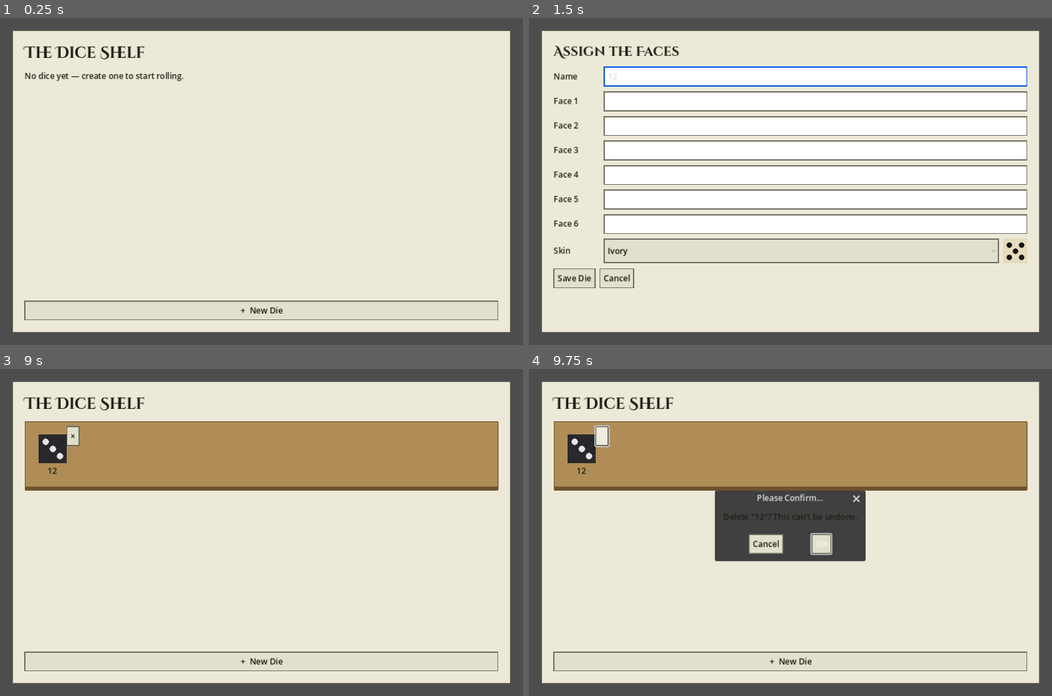
Above: before the commit, frames 1-4 (two rows, left to right).
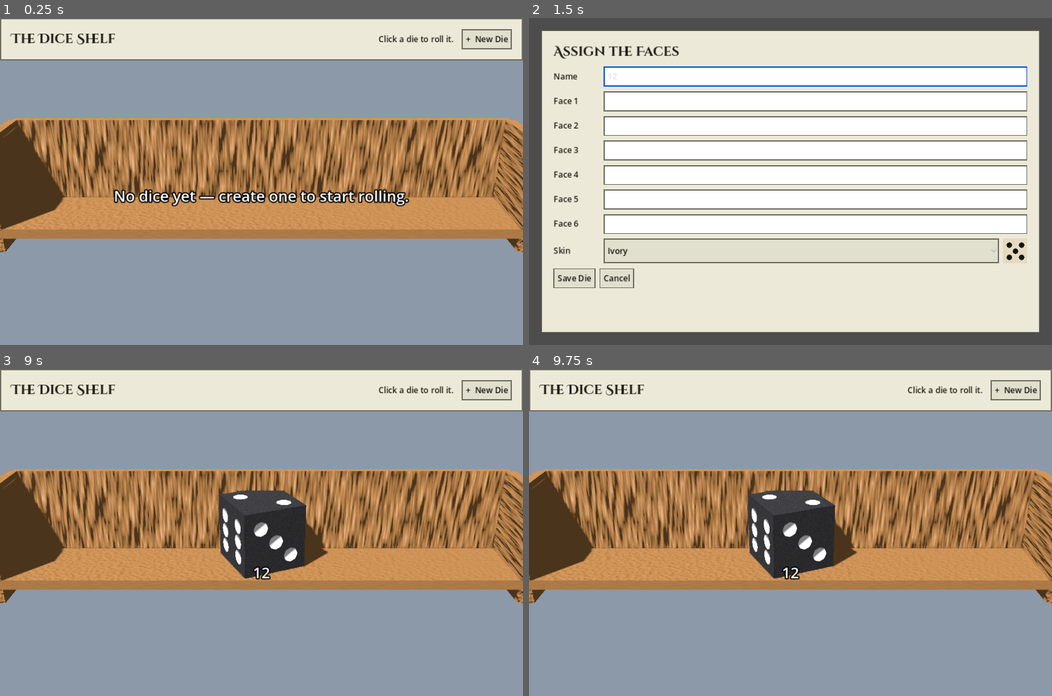
Above: after the commit, the same moments.

Repository: siyangsun/gamba
Game: Godot game, scene res://main.tscn
The game is run twice, just before and just after one commit, with the same random seed, the same clock (stepped at 60 frames per second) and the same inputs. Sound files missing from this copy of the repository are replaced by a short silence.
Inputs (mouse positions are in pixels of both pictures, inside the frame that each line leads up to):
- Up to frame 1 (0.25 s): no input
- Up to frame 2 (1.5 s): click "+ New Die" at 0.5 s; click (816, 76) at 1.27 s; type "12" at 1.35 s
- Up to frame 3 (9 s): click (287, 450) at 1.5 s; type "12" at 1.58 s; click (287, 476) at 1.73 s; type "12" at 1.82 s; click (287, 503) at 2.02 s; type "12" at 2.1 s; click (287, 525) at 2.25 s; type "12" at 2.33 s; click (287, 552) at 2.48 s; type "12" at 2.57 s; click (287, 578) at 2.77 s; type "12" at 2.85 s; click "Ivory" at 3.5 s; click "Ivory" at 4.25 s; click "Ivory" at 5 s; click "Cancel" at 5.75 s; click "Onyx" at 6.5 s; click "Onyx" at 7.25 s; click "Onyx" at 8 s; click "Save Die" at 8.75 s
- Up to frame 4 (9.75 s): click (602, 437) at 9.5 s, where only the run before the commit has a clickable "×"

The runs differ from the first frame. In frame 1, 93% of the frame differs, in the area x 0-100%, y 0-100%; in frame 2, nothing differs; in frame 3, 91%; in frame 4, 89%.

Commit message:
turn the dice shelf into a real 3d cupboard with dice rendered on it, fixing the collision layer split that broke rolling
Co-Authored-By: Claude Sonnet 5 <noreply@anthropic.com>

Diff:
--- a/main.gd
+++ b/main.gd
@@ -10,14 +10,26 @@
 # roll view's side panel is docked on the right, so the arena is recentered
 # left of world origin to read as centered in the space that's actually clear
 const ARENA_CENTER := Vector3(-2.2, 0, 0)
+
+# physics layers: arena and cupboard geometry are kept apart so an
+# invisible-but-still-solid arena wall can't catch a shelf raycast (or vice versa)
+const LAYER_SHELF := 1
+const LAYER_ARENA := 2
 
 var _state: State = State.SHELF
 var _shelf: ShelfPanel
 var _editor: EditorPanel
 var _roll: RollView
 var _vpc: SubViewportContainer
+var _world: Node3D
+var _cam: Camera3D
 var _die: Die
 var _editing_path := ""  # resource_path of the preset being edited, "" when new
+
+var _arena_root: Node3D
+var _cupboard_root: Node3D
+var _shelf_dice: Array[Die] = []
+var _shelf_die_preset: Dictionary = {}  # Die -> DicePreset, for click-to-select
 
 
 func _ready() -> void:
@@ -26,6 +38,7 @@
 	DirAccess.make_dir_recursive_absolute(PRESET_DIR)
 	_start_music()
 	_build_3d()
+	_build_cupboard()
 	_build_panels()
 	_go_shelf()
 
@@ -87,18 +100,17 @@
 	vp.own_world_3d = true
 	_vpc.add_child(vp)
 
-	var world := Node3D.new()
-	vp.add_child(world)
-
-	var cam := Camera3D.new()
-	cam.fov = 45
-	world.add_child(cam)
-	cam.look_at_from_position(Vector3(0, 7, 8), Vector3.ZERO, Vector3.UP)
+	_world = Node3D.new()
+	vp.add_child(_world)
+
+	_cam = Camera3D.new()
+	_cam.fov = 45
+	_world.add_child(_cam)
 
 	var light := DirectionalLight3D.new()
 	light.rotation_degrees = Vector3(-55, -40, 0)
 	light.shadow_enabled = true
-	world.add_child(light)
+	_world.add_child(light)
 
 	var we := WorldEnvironment.new()
 	var env := Environment.new()
@@ -108,30 +120,41 @@
 	env.ambient_light_color = Color(0.7, 0.7, 0.7)
 	env.ambient_light_energy = 0.6
 	we.environment = env
-	world.add_child(we)
+	_world.add_child(we)
+
+	_arena_root = Node3D.new()
+	_world.add_child(_arena_root)
 
 	# rubber arena: floor + four walls to keep the die on screen. Wider than
 	# deep and recentered left so it reads centered next to the side panel
 	# docked on the right of the roll view.
 	var hx := 4.5  # half-extent left/right
 	var hz := 3.5  # half-extent near/far
-	_add_box(world, ARENA_CENTER + Vector3(0, -0.25, 0), Vector3(hx * 2, 0.5, hz * 2),
-		Color(0.28, 0.34, 0.28), true)
-	_add_box(world, ARENA_CENTER + Vector3(-hx, 1, 0), Vector3(0.3, 3, hz * 2), Color.BLACK, false)
-	_add_box(world, ARENA_CENTER + Vector3(hx, 1, 0), Vector3(0.3, 3, hz * 2), Color.BLACK, false)
-	_add_box(world, ARENA_CENTER + Vector3(0, 1, hz), Vector3(hx * 2, 3, 0.3), Color.BLACK, false)
-	_add_box(world, ARENA_CENTER + Vector3(0, 1, -hz), Vector3(hx * 2, 3, 0.3), Color.BLACK, false)
+	# arena geometry sits on its own collision layer so it can't intercept
+	# raycasts aimed at the shelf while merely hidden (visible=false only
+	# stops rendering, not physics) and vice versa
+	_add_box(_arena_root, ARENA_CENTER + Vector3(0, -0.25, 0), Vector3(hx * 2, 0.5, hz * 2),
+		Color(0.28, 0.34, 0.28), true, LAYER_ARENA)
+	_add_box(_arena_root, ARENA_CENTER + Vector3(-hx, 1, 0), Vector3(0.3, 3, hz * 2), Color.BLACK, false, LAYER_ARENA)
+	_add_box(_arena_root, ARENA_CENTER + Vector3(hx, 1, 0), Vector3(0.3, 3, hz * 2), Color.BLACK, false, LAYER_ARENA)
+	_add_box(_arena_root, ARENA_CENTER + Vector3(0, 1, hz), Vector3(hx * 2, 3, 0.3), Color.BLACK, false, LAYER_ARENA)
+	_add_box(_arena_root, ARENA_CENTER + Vector3(0, 1, -hz), Vector3(hx * 2, 3, 0.3), Color.BLACK, false, LAYER_ARENA)
 
 	_die = Die.new()
-	world.add_child(_die)
+	_arena_root.add_child(_die)
 	_die.position = ARENA_CENTER + Vector3(0, 0.5, 0)
 	_die.roll_center = Vector2(ARENA_CENTER.x, ARENA_CENTER.z)
 	_die.landed.connect(_on_landed)
-
-
-func _add_box(world: Node3D, pos: Vector3, size: Vector3, col: Color, visible: bool) -> void:
+	_die.collision_layer = LAYER_ARENA
+	_die.collision_mask = LAYER_ARENA
+
+
+func _add_box(world: Node3D, pos: Vector3, size: Vector3, col: Color, visible: bool,
+		collision_layer: int = LAYER_SHELF) -> void:
 	var sb := StaticBody3D.new()
 	sb.position = pos
+	sb.collision_layer = collision_layer
+	sb.collision_mask = collision_layer
 	var cs := CollisionShape3D.new()
 	var b := BoxShape3D.new()
 	b.size = size
@@ -174,12 +197,120 @@
 
 
 func _on_view_input(event: InputEvent) -> void:
-	if _state != State.ROLL:
+	if not (event is InputEventMouseButton and event.pressed
+			and event.button_index == MOUSE_BUTTON_LEFT):
 		return
-	if event is InputEventMouseButton and event.pressed \
-			and event.button_index == MOUSE_BUTTON_LEFT:
+	if _state == State.ROLL:
 		_roll.clear_result()
 		_die.roll()
+	elif _state == State.SHELF:
+		_handle_shelf_click(event.position)
+
+
+## Raycasts into the cupboard scene to find which die (if any) was clicked.
+func _handle_shelf_click(screen_pos: Vector2) -> void:
+	var space := _world.get_world_3d().direct_space_state
+	var from := _cam.project_ray_origin(screen_pos)
+	var to := from + _cam.project_ray_normal(screen_pos) * 50.0
+	var query := PhysicsRayQueryParameters3D.create(from, to, LAYER_SHELF)
+	var hit := space.intersect_ray(query)
+	var collider = hit.get("collider")
+	if collider != null and _shelf_die_preset.has(collider):
+		_go_roll(_shelf_die_preset[collider])
+
+
+# --- cupboard shelf ---------------------------------------------------------
+# The shelf screen is a real 3D cupboard in the same world as the roll arena;
+# only one is visible (and gets the camera) at a time.
+
+const TIER_COLS := 4
+const DIE_SPACING := 1.7
+const TIER_HEIGHT := 2.2
+const PLANK_DEPTH := 1.15
+const PLANK_THICKNESS := 0.15
+const WOOD_COLOR := Color8(140, 100, 60)
+
+
+func _build_cupboard() -> void:
+	_cupboard_root = Node3D.new()
+	_world.add_child(_cupboard_root)
+
+
+## Rebuilds the cupboard frame, planks, and one real (frozen) Die per preset,
+## sized to the current collection, then reframes the camera to fit it.
+func _refresh_shelf_dice(presets: Array) -> void:
+	for c in _cupboard_root.get_children():
+		c.queue_free()
+	_shelf_dice.clear()
+	_shelf_die_preset.clear()
+
+	var tiers := maxi(1, ceili(float(presets.size()) / TIER_COLS))
+	var half_w := TIER_COLS * DIE_SPACING * 0.5 + 0.5
+	var base_y := 0.4
+	var top_y := base_y + float(tiers - 1) * TIER_HEIGHT
+	# frame spans from just under the bottom plank to well above the top
+	# tier's dice, so the sides don't dangle below the lowest shelf
+	var bottom_edge := base_y - 0.3
+	var top_edge := top_y + 1.4
+	var total_h := top_edge - bottom_edge
+	var frame_y := (top_edge + bottom_edge) * 0.5
+
+	_add_box(_cupboard_root, Vector3(0, frame_y, -PLANK_DEPTH * 0.5 - 0.05),
+		Vector3(half_w * 2, total_h, 0.1), WOOD_COLOR, true)
+	_add_box(_cupboard_root, Vector3(-half_w, frame_y, 0),
+		Vector3(0.15, total_h, PLANK_DEPTH), WOOD_COLOR, true)
+	_add_box(_cupboard_root, Vector3(half_w, frame_y, 0),
+		Vector3(0.15, total_h, PLANK_DEPTH), WOOD_COLOR, true)
+
+	for t in tiers:
+		var plank_y := top_y - float(t) * TIER_HEIGHT
+		_add_box(_cupboard_root, Vector3(0, plank_y, 0),
+			Vector3(half_w * 2, PLANK_THICKNESS, PLANK_DEPTH), WOOD_COLOR, true)
+
+	if presets.is_empty():
+		_cupboard_root.add_child(
+			_make_label3d("No dice yet — create one to start rolling.",
+				Vector3(0, base_y + PLANK_THICKNESS * 0.5 + 0.5, PLANK_DEPTH * 0.5 - 0.1)))
+
+	for i in presets.size():
+		var t := i / TIER_COLS
+		var cols_here := mini(TIER_COLS, presets.size() - t * TIER_COLS)
+		var col_in_tier := i % TIER_COLS
+		var x := (col_in_tier - float(cols_here - 1) * 0.5) * DIE_SPACING
+		var plank_y := top_y - float(t) * TIER_HEIGHT
+		var die_y := plank_y + PLANK_THICKNESS * 0.5 + 0.5
+
+		var p: DicePreset = presets[i]
+		var d := Die.new()
+		_cupboard_root.add_child(d)
+		d.freeze = true
+		d.position = Vector3(x, die_y, -0.15)
+		d.rotation_degrees = Vector3(0, 25, 0)
+		d.set_skin(p.theme)
+		_shelf_dice.append(d)
+		_shelf_die_preset[d] = p
+		# name placard sits on the plank's very front lip, clear of the die
+		# in front of it (not dangling into the tier below either)
+		_cupboard_root.add_child(_make_label3d(p.name,
+			Vector3(x, plank_y + PLANK_THICKNESS * 0.5 + 0.12, PLANK_DEPTH * 0.5 - 0.03)))
+
+	# pull the camera back/up as the collection grows so it still all fits
+	_cam.fov = 32
+	var cam_dist := 8.0 + float(tiers - 1) * 2.8
+	var cam_height := top_y * 0.5 + 4.2
+	_cam.look_at_from_position(Vector3(0, cam_height, cam_dist),
+		Vector3(0, top_y * 0.5 + 0.8, 0), Vector3.UP)
+
+
+func _make_label3d(txt: String, pos: Vector3) -> Label3D:
+	var lbl := Label3D.new()
+	lbl.text = txt
+	lbl.font_size = 40
+	lbl.pixel_size = 0.0055
+	lbl.position = pos
+	lbl.billboard = BaseMaterial3D.BILLBOARD_ENABLED
+	lbl.outline_size = 12
+	return lbl
 
 
 func _on_landed(value: int) -> void:
@@ -192,8 +323,6 @@
 func _build_panels() -> void:
 	_shelf = ShelfPanel.new()
 	_shelf.new_die_requested.connect(_go_editor_new)
-	_shelf.preset_chosen.connect(_go_roll)
-	_shelf.preset_delete_requested.connect(_on_delete_preset)
 	add_child(_shelf)
 
 	_editor = EditorPanel.new()
@@ -210,7 +339,7 @@
 
 func _go_shelf() -> void:
 	_state = State.SHELF
-	_shelf.refresh(_load_presets())
+	_refresh_shelf_dice(_load_presets())
 	_set_visible(true, false, false)
 
 
@@ -232,6 +361,8 @@
 	_state = State.ROLL
 	_die.set_skin(preset.theme)
 	_roll.set_preset(preset)
+	_cam.fov = 45
+	_cam.look_at_from_position(Vector3(0, 7, 8), Vector3.ZERO, Vector3.UP)
 	_set_visible(false, false, true)
 
 
@@ -239,7 +370,9 @@
 	_shelf.visible = shelf
 	_editor.visible = editor
 	_roll.visible = roll
-	_vpc.visible = roll
+	_vpc.visible = shelf or roll
+	_arena_root.visible = roll
+	_cupboard_root.visible = shelf
 
 
 func _on_saved(preset: DicePreset) -> void:
--- a/shelf.gd
+++ b/shelf.gd
@@ -1,150 +1,44 @@
 extends Control
 class_name ShelfPanel
 
-## Home screen: a scrollable wooden bookshelf of saved dice, each shown as a
-## small icon of its own face art, or a button to make a new one.
+## Home screen overlay. The actual shelf is a 3D cupboard rendered behind
+## this (see main.gd) with real dice on it, clicked directly to roll one;
+## this Control is just the title bar and the button to make a new one.
 
 signal new_die_requested
-signal preset_chosen(preset: DicePreset)
-signal preset_delete_requested(preset: DicePreset)
-
-const COLS := 6
-const ICON_TEX := 56
-const TILE_SIZE := Vector2(90, 116)
-
-var _grid: VBoxContainer
 
 
 func _ready() -> void:
 	set_anchors_and_offsets_preset(Control.PRESET_FULL_RECT)
+	mouse_filter = Control.MOUSE_FILTER_IGNORE  # let clicks fall through to the cupboard
+
+	var bar := PanelContainer.new()
+	bar.set_anchors_and_offsets_preset(Control.PRESET_TOP_WIDE)
+	bar.mouse_filter = Control.MOUSE_FILTER_STOP
+	add_child(bar)
+
 	var margin := MarginContainer.new()
-	margin.set_anchors_and_offsets_preset(Control.PRESET_FULL_RECT)
 	for side in ["left", "top", "right", "bottom"]:
-		margin.add_theme_constant_override("margin_" + side, 24)
-	add_child(margin)
+		margin.add_theme_constant_override("margin_" + side, 14)
+	bar.add_child(margin)
 
-	var panel := PanelContainer.new()
-	margin.add_child(panel)
-
-	var inner := MarginContainer.new()
-	for side in ["left", "top", "right", "bottom"]:
-		inner.add_theme_constant_override("margin_" + side, 16)
-	panel.add_child(inner)
-
-	var vb := VBoxContainer.new()
-	vb.add_theme_constant_override("separation", 12)
-	inner.add_child(vb)
+	var hb := HBoxContainer.new()
+	hb.add_theme_constant_override("separation", 16)
+	margin.add_child(hb)
 
 	var title := Label.new()
 	title.text = "The Dice Shelf"
 	title.theme_type_variation = "Header"
-	title.add_theme_font_size_override("font_size", 30)
-	vb.add_child(title)
+	title.add_theme_font_size_override("font_size", 26)
+	title.size_flags_horizontal = Control.SIZE_EXPAND_FILL
+	hb.add_child(title)
 
-	var scroll := ScrollContainer.new()
-	scroll.size_flags_vertical = Control.SIZE_EXPAND_FILL
-	scroll.horizontal_scroll_mode = ScrollContainer.SCROLL_MODE_DISABLED
-	vb.add_child(scroll)
-
-	_grid = VBoxContainer.new()
-	_grid.size_flags_horizontal = Control.SIZE_EXPAND_FILL
-	_grid.add_theme_constant_override("separation", 14)
-	scroll.add_child(_grid)
+	var hint := Label.new()
+	hint.text = "Click a die to roll it."
+	hint.size_flags_vertical = Control.SIZE_SHRINK_CENTER
+	hb.add_child(hint)
 
 	var new_btn := Button.new()
 	new_btn.text = "+  New Die"
 	new_btn.pressed.connect(func(): new_die_requested.emit())
-	vb.add_child(new_btn)
-
-
-func refresh(presets: Array) -> void:
-	for c in _grid.get_children():
-		c.queue_free()
-	if presets.is_empty():
-		var empty := Label.new()
-		empty.text = "No dice yet — create one to start rolling."
-		_grid.add_child(empty)
-		return
-	var i := 0
-	while i < presets.size():
-		_grid.add_child(_make_shelf_row(presets.slice(i, mini(i + COLS, presets.size()))))
-		i += COLS
-
-
-func _make_shelf_row(row_presets: Array) -> PanelContainer:
-	var row := PanelContainer.new()
-	row.add_theme_stylebox_override("panel", _wood_style())
-	row.size_flags_horizontal = Control.SIZE_EXPAND_FILL
-	var hb := HBoxContainer.new()
-	hb.add_theme_constant_override("separation", 10)
-	row.add_child(hb)
-	for p in row_presets:
-		hb.add_child(_make_tile(p))
-	return row
-
-
-func _make_tile(p: DicePreset) -> Control:
-	var tile := Button.new()
-	tile.custom_minimum_size = TILE_SIZE
-	tile.flat = true
-	tile.pressed.connect(func(): preset_chosen.emit(p))
-	tile.tooltip_text = p.name
-
-	var vb := VBoxContainer.new()
-	vb.set_anchors_and_offsets_preset(Control.PRESET_FULL_RECT)
-	vb.mouse_filter = Control.MOUSE_FILTER_IGNORE
-	vb.alignment = BoxContainer.ALIGNMENT_CENTER
-	vb.add_theme_constant_override("separation", 4)
-	tile.add_child(vb)
-
-	var icon := TextureRect.new()
-	icon.texture = Die.make_face_texture(_icon_face(p), ICON_TEX, p.theme)
-	icon.custom_minimum_size = Vector2(ICON_TEX, ICON_TEX)
-	icon.stretch_mode = TextureRect.STRETCH_KEEP_ASPECT_CENTERED
-	icon.mouse_filter = Control.MOUSE_FILTER_IGNORE
-	icon.size_flags_horizontal = Control.SIZE_SHRINK_CENTER
-	vb.add_child(icon)
-
-	var label := Label.new()
-	label.text = p.name
-	label.horizontal_alignment = HORIZONTAL_ALIGNMENT_CENTER
-	label.autowrap_mode = TextServer.AUTOWRAP_WORD_SMART
-	label.custom_minimum_size.x = TILE_SIZE.x - 10
-	label.mouse_filter = Control.MOUSE_FILTER_IGNORE
-	vb.add_child(label)
-
-	var del := Button.new()
-	del.text = "×"
-	del.custom_minimum_size = Vector2(22, 22)
-	del.set_anchors_and_offsets_preset(Control.PRESET_TOP_RIGHT)
-	del.pressed.connect(_confirm_delete.bind(p))
-	tile.add_child(del)
-
-	return tile
-
-
-# a die always shows the same face on the shelf, picked from its name so it
-# doesn't flicker between different pip counts on every refresh
-func _icon_face(p: DicePreset) -> int:
-	return (absi(p.name.hash()) % 6) + 1
-
-
-func _wood_style() -> StyleBoxFlat:
-	var s := StyleBoxFlat.new()
-	s.bg_color = Color8(176, 141, 87)
-	s.border_color = Color8(110, 82, 48)
-	s.set_border_width_all(2)
-	s.border_width_bottom = 8
-	s.set_corner_radius_all(2)
-	s.set_content_margin_all(10)
-	return s
-
-
-func _confirm_delete(p: DicePreset) -> void:
-	var dlg := ConfirmationDialog.new()
-	dlg.dialog_text = "Delete \"%s\"? This can't be undone." % p.name
-	dlg.confirmed.connect(func(): preset_delete_requested.emit(p))
-	dlg.confirmed.connect(dlg.queue_free)
-	dlg.canceled.connect(dlg.queue_free)
-	add_child(dlg)
-	dlg.popup_centered()
+	hb.add_child(new_btn)
